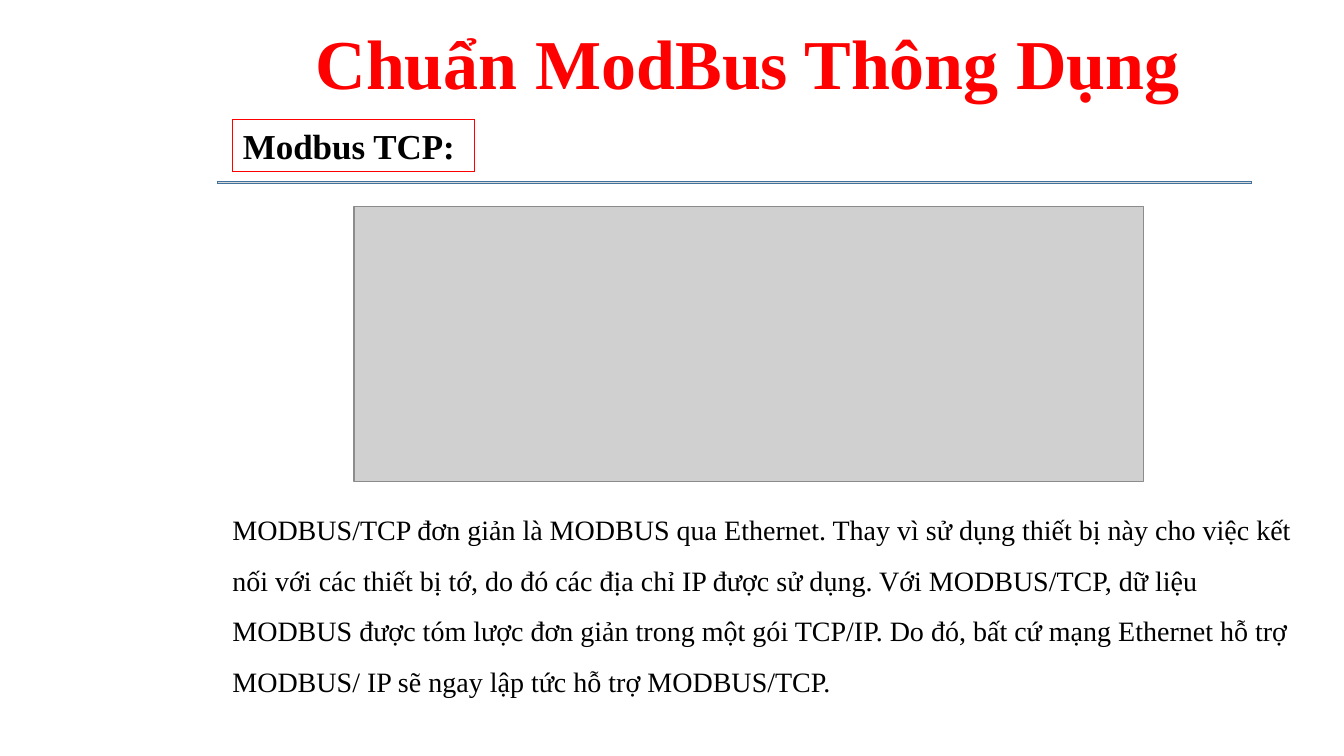
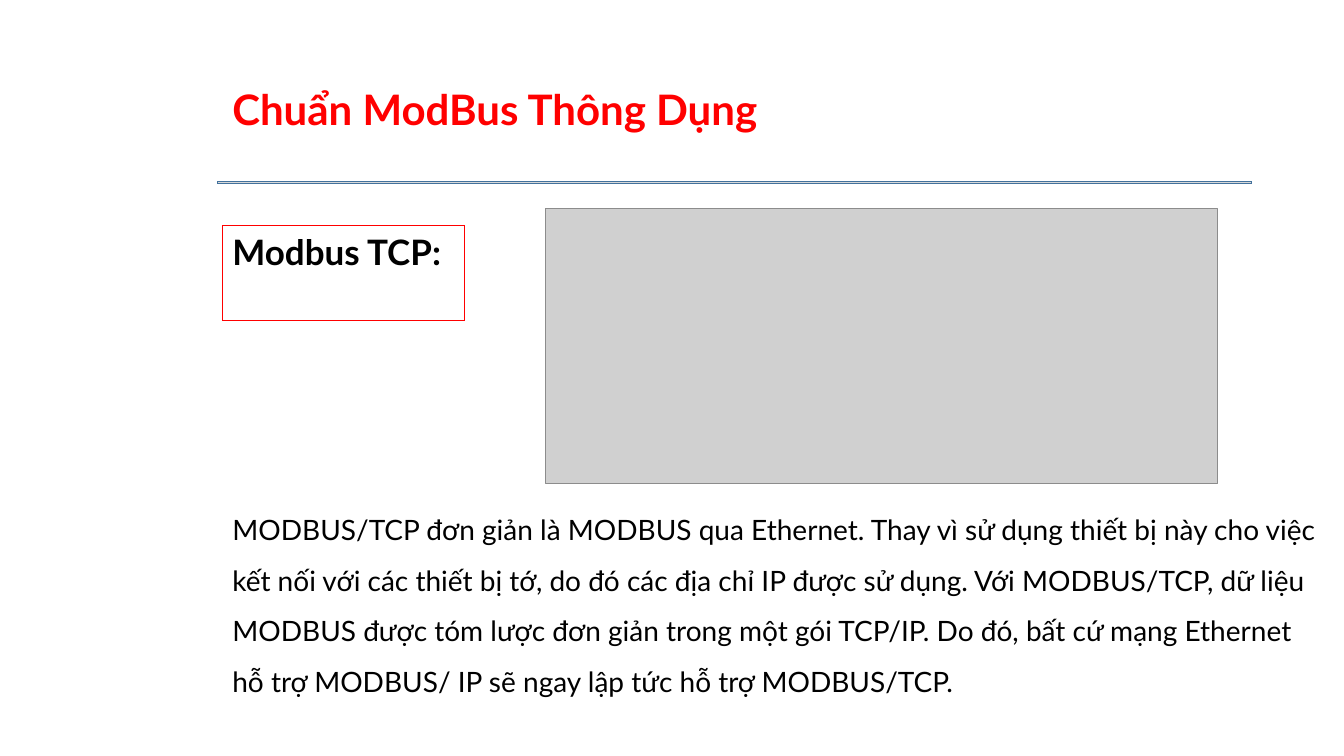
Before and after one commit to daotuyen9244/Indruino-Iot-Project, a slide deck: slide 6 of FW/Tuan/Week 4/Powerpoint tuần 4/ModBus.pptx. Drawn at 1344x756 pixels with LibreOffice and Linux fonts; fonts in the diff are those of the drawing; grey boxes stand for pictures; background and template pictures are left out. Boxes give left, top, right and bottom in pixels: in the first picture for what was removed or moved away, otherwise in the second. Text is boxed around its words. In the diff, an @@ line names an element or a change of style, - is before the commit and + after.

```diff
--- a/FW/Tuan/Week 4/Powerpoint tuần 4/ModBus.pptx
+++ b/FW/Tuan/Week 4/Powerpoint tuần 4/ModBus.pptx
@@ text "Chuẩn ModBus Thông Dụng": place and size @@
-text "Chuẩn ModBus Thông Dụng" at (315, 38, 1179, 102)
+text "Chuẩn ModBus Thông Dụng" at (232, 90, 757, 133)
@@ text "Chuẩn ModBus Thông Dụng" at (232, 90, 757, 133): size 50 to 30 pt, font Times New Roman to Lato @@
@@ picture: place and size @@
-picture at (354, 207, 1143, 482)
+picture at (546, 209, 1219, 484)
@@ rectangle "Modbus TCP:" at (223, 225, 465, 320): font Times New Roman to Lato @@
@@ rectangle "Modbus TCP:": place and size @@
-rectangle "Modbus TCP:" at (233, 119, 475, 171)
+rectangle "Modbus TCP:" at (223, 225, 465, 320)
@@ text "MODBUS/TCP đơn giản là MODBUS ..." at (232, 517, 1315, 697): font Times New Roman to Lato @@
```
Also in this commit, not shown: 10 other slides changed, 2 other files.
